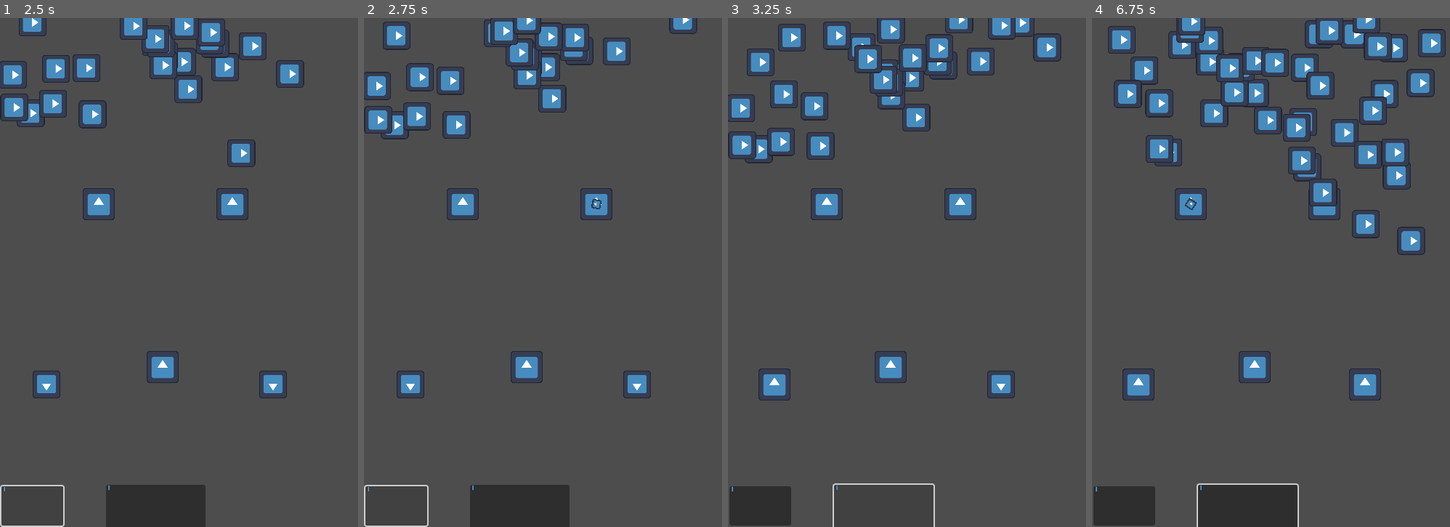
Above: before the commit, frames 1-4 (left to right).
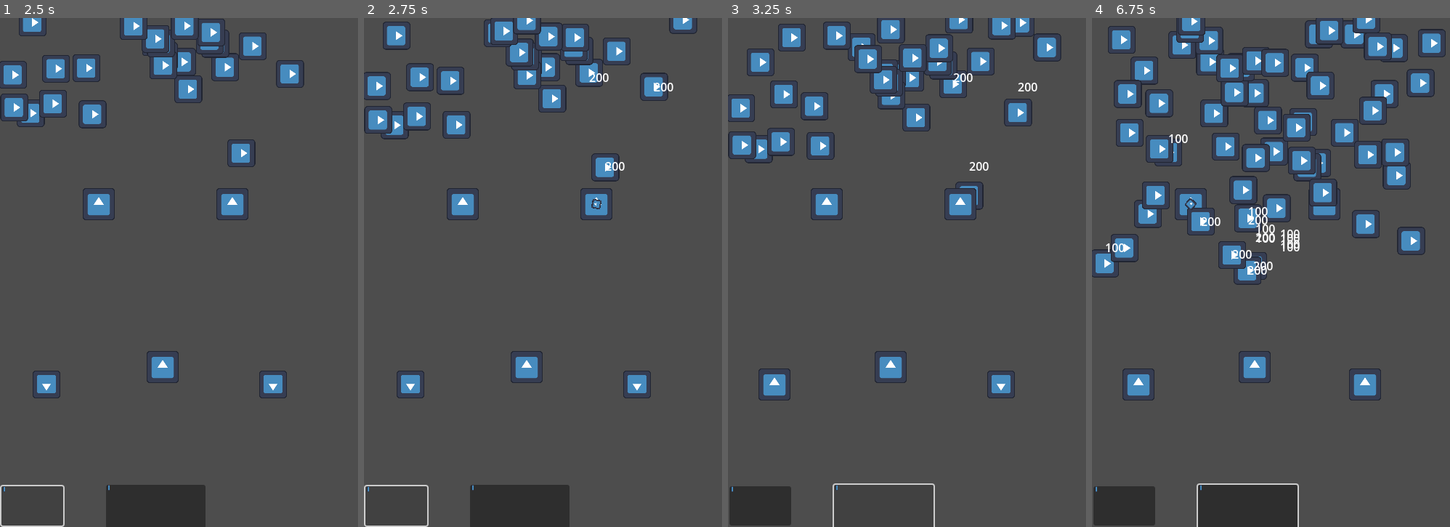
Above: after the commit, the same moments.

Repository: Chet-afk/tower-def
Game: Godot game, scene res://main.tscn
The game is run twice, just before and just after one commit, with the same random seed, the same clock (stepped at 60 frames per second) and the same inputs. The engine's default icon, where the game draws it, is replaced by a stand-in: a white triangle on a blue panel in a dark square.
Inputs (mouse positions are in pixels of both pictures, inside the frame that each line leads up to):
- Up to frame 1 (2.5 s): click (32, 506) at 0.5 s; click (157, 506) at 1.25 s; click (32, 506) at 2 s
- Up to frame 2 (2.75 s): no input
- Up to frame 3 (3.25 s): click (885, 506) at 2.75 s
- Up to frame 4 (6.75 s): click (1124, 506) at 3.5 s; click (1249, 506) at 4.25 s; move the mouse to (1324, 206) at 5.02 s; press the mouse at (1324, 206) at 5.03 s; move the mouse to (1192, 206) at 5.77 s; release the mouse at (1192, 206) at 5.78 s; click (1192, 206) at 5.85 s; move the mouse to (1253, 369) at 6.52 s; press the mouse at (1253, 369) at 6.53 s

Frame 1 is identical in both runs. In frame 2, 0.8% of the frame differs, in the area x 59-87%, y 8-33%; in frame 3, 0.7%; in frame 4, 3.9%, in the area x 0-67%, y 19-53%.

Commit message:
damage popups

Diff:
--- /dev/null
+++ b/tower_def/UI/damage_text.gd
@@ -0,0 +1,4 @@
+extends Label
+
+func _on_remove_timer_timeout():
+	queue_free()
--- /dev/null
+++ b/tower_def/UI/damage_text.tscn
@@ -0,0 +1,15 @@
+[gd_scene load_steps=2 format=3 uid="uid://capjln3tvergu"]
+
+[ext_resource type="Script" path="res://UI/damage_text.gd" id="1_v61xr"]
+
+[node name="damage_text" type="Label"]
+offset_right = 40.0
+offset_bottom = 23.0
+script = ExtResource("1_v61xr")
+
+[node name="remove_timer" type="Timer" parent="."]
+wait_time = 0.7
+one_shot = true
+autostart = true
+
+[connection signal="timeout" from="remove_timer" to="." method="_on_remove_timer_timeout"]
--- a/tower_def/Units/archer.gd
+++ b/tower_def/Units/archer.gd
@@ -11,7 +11,7 @@
 	var degree_rotation = attack.get_rotation_degrees()
 	get_parent().add_child(attack)
 
-	for i in range(5):
+	for i in range(10):
 		# Create one shot timer to space out shots
 		await get_tree().create_timer(0.1).timeout
 		attack = attack_scene.instantiate()
--- a/tower_def/Units/archer.tscn
+++ b/tower_def/Units/archer.tscn
@@ -16,4 +16,4 @@
 shape = SubResource("CircleShape2D_elmtl")
 
 [node name="AttackTimer" parent="." index="3"]
-wait_time = 3.0
+wait_time = 2.0
--- a/tower_def/Units/enemy.gd
+++ b/tower_def/Units/enemy.gd
@@ -1,5 +1,6 @@
 extends CharacterBody2D
 
+var damage_label: PackedScene = preload("res://UI/damage_text.tscn")
 var hp: = 10
 var atk: = 10
 # Check to ensure node does not queue free
@@ -10,6 +11,7 @@
 func _ready():
 	# Eventually create enums to randomly select from for speed
 	self.set_velocity(Vector2(0,randi_range(25,80)))
+	self.hp = randi_range(100,500)
 
 
 # Called every frame. 'delta' is the elapsed time since the previous frame.
@@ -21,6 +23,15 @@
 
 func _on_hitbox_body_entered(body: base_attack):
 	hp -= body.get_atk()
+
+	# Damage popup
+	var dmg_text = damage_label.instantiate()
+	dmg_text.set_text(str(body.get_atk()))
+	dmg_text.set_global_position(self.get_global_position())
+	get_parent().add_child(dmg_text)
+
+
+	# Remove the attack unless its a persistent one
 	if not body.get_pierceable():
 		body.queue_free()
 
